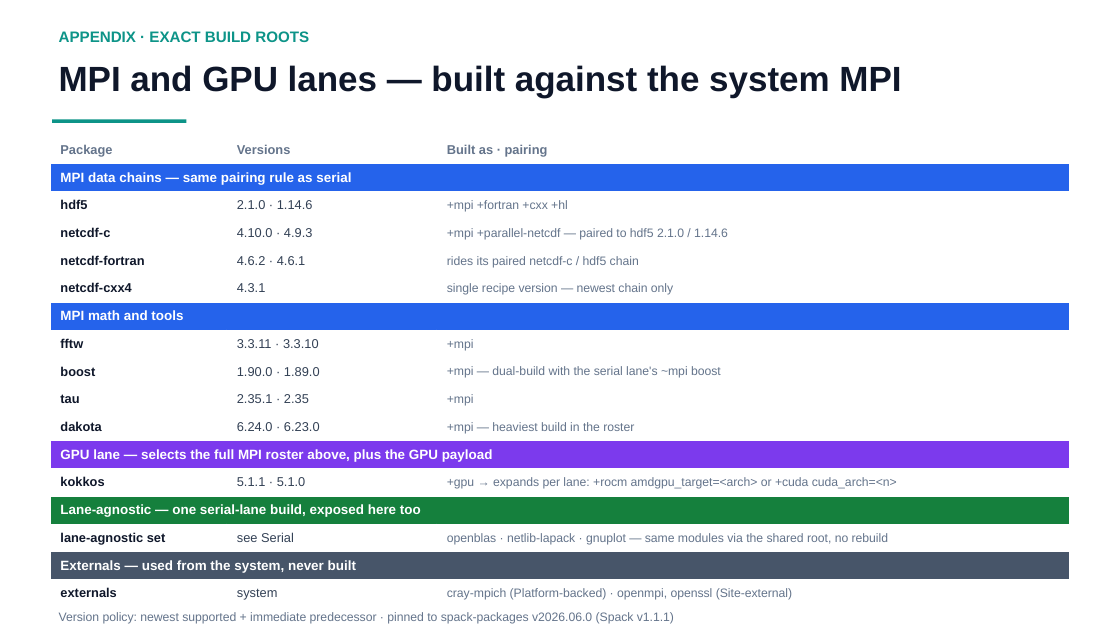
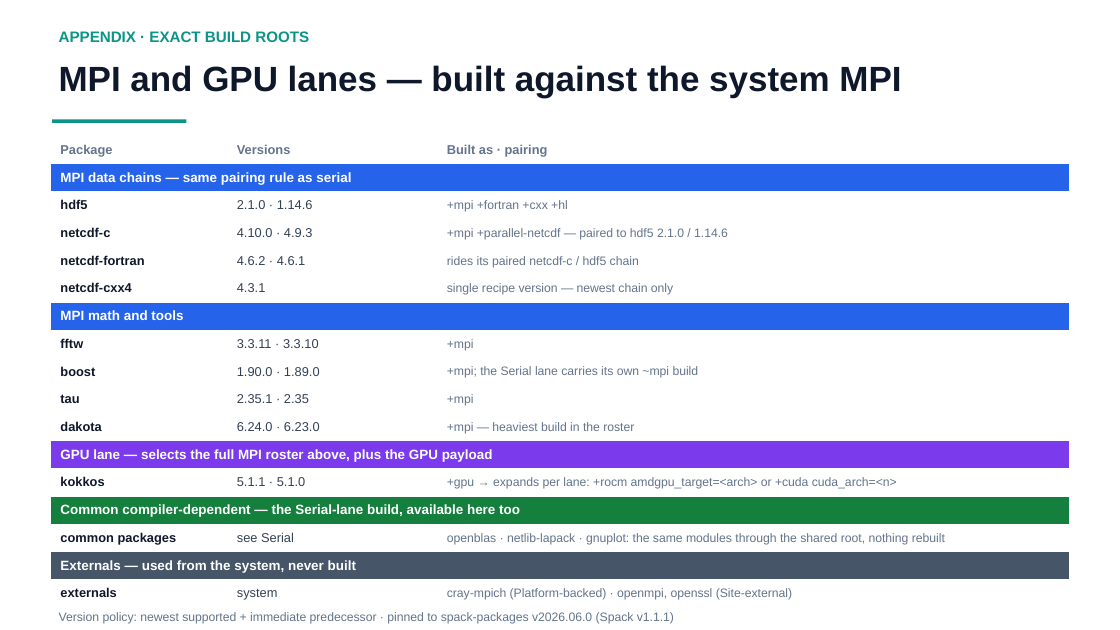
Before and after one commit to ray12514/stack-planning, a slide deck: slide 11 of presentations/cse_lanes_model.pptx. Drawn at 1120x630 pixels with LibreOffice and Linux fonts; fonts in the diff are those of the drawing. Boxes give left, top, right and bottom in pixels: in the first picture for what was removed or moved away, otherwise in the second. Text is boxed around its words. In the diff, an @@ line names an element or a change of style, - is before the commit and + after.

```diff
--- a/presentations/cse_lanes_model.pptx
+++ b/presentations/cse_lanes_model.pptx
@@ table at (50, 136, 1070, 607) @@
-row 9, column 3: +mpi — dual-build with the serial lane's ~mpi boost
+row 9, column 3: +mpi; the Serial lane carries its own ~mpi build
-row 14, column 1: Lane-agnostic — one serial-lane build, exposed here too
+row 14, column 1: Common compiler-dependent — the Serial-lane build, available here too
-row 15, column 1: lane-agnostic set
+row 15, column 1: common packages
-row 15, column 3: openblas · netlib-lapack · gnuplot — same modules via the shared root, no rebuild
+row 15, column 3: openblas · netlib-lapack · gnuplot: the same modules through the shared root, nothing rebuilt
```
Also in this commit, not shown: 2 other slides changed, 2 other files.
